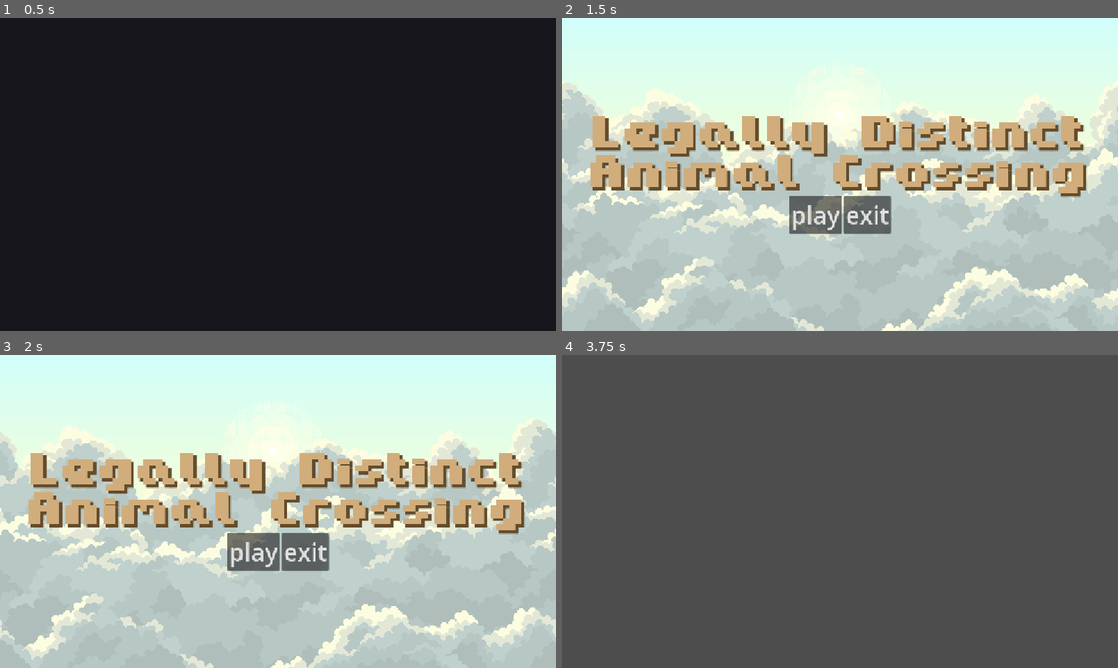
Above: before the commit, frames 1-4 (two rows, left to right).
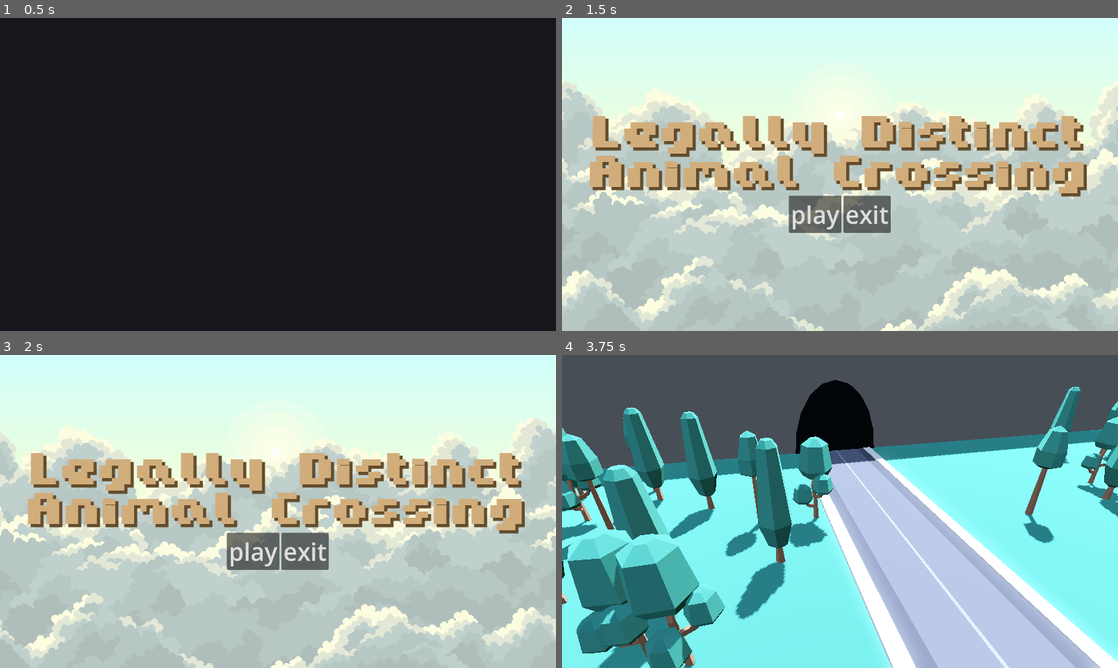
Above: after the commit, the same moments.

Repository: j4y-boi/legally-destinct-animal-crossing
Game: Godot game, scene res://scenes/splash_screen_manager.tscn
Two runs of this game, one before a commit and one after it. Both use one fixed random seed, a clock stepped at 60 frames per second and the inputs below.
Inputs (mouse positions are in pixels of both pictures, inside the frame that each line leads up to):
- Up to frame 1 (0.5 s): no input
- Up to frame 2 (1.5 s): tap Enter (ui_accept) at 0.5, 0.77, 1.25 s; move the mouse to (962, 158) at 0.52 s; hold Right (ui_right) 0.53-1.28 s; click (962, 158) at 0.67 s; move the mouse to (728, 190) at 1.27 s; hold Down (ui_down) from 1.28 s (still down)
- Up to frame 3 (2 s): keep holding Down (ui_down); tap Enter (ui_accept) at 1.52 s
- Up to frame 4 (3.75 s): release Down (ui_down) at 2 s; click "play" at 2 s; click "play" at 2.75 s; tap Enter (ui_accept) at 3.5 s; move the mouse to (895, 442) at 3.52 s; hold Right (ui_right) from 3.53 s (still down)

Frame 1 is identical in both runs. In frame 2, 3.6% of the frame differs, in the area x 0-100%, y 14-100%; in frame 3, 3.7%; in frame 4, 74%, in the area x 0-100%, y 8-100%.

Commit message:
started 3d stage

Diff:
--- /dev/null
+++ b/default_bus_layout.tres
@@ -0,0 +1,15 @@
+[gd_resource type="AudioBusLayout" format=3 uid="uid://bx7rxm5mk80nq"]
+
+[resource]
+bus/1/name = &"SFX"
+bus/1/solo = false
+bus/1/mute = false
+bus/1/bypass_fx = false
+bus/1/volume_db = 0.0
+bus/1/send = &"Master"
+bus/2/name = &"BGM"
+bus/2/solo = false
+bus/2/mute = false
+bus/2/bypass_fx = false
+bus/2/volume_db = -6.57885
+bus/2/send = &"Master"
--- a/project.godot
+++ b/project.godot
@@ -18,12 +18,16 @@
 
 [display]
 
-window/stretch/mode="canvas_items"
+window/stretch/mode="viewport"
 
 [editor_plugins]
 
 enabled=PackedStringArray("res://addons/godot_super-wakatime/plugin.cfg")
 
+[physics]
+
+3d/physics_engine="Jolt Physics"
+
 [rendering]
 
 textures/canvas_textures/default_texture_filter=0
--- a/scenes/game.tscn
+++ b/scenes/game.tscn
@@ -1,3 +1,202 @@
-[gd_scene format=3 uid="uid://bhk7i0bsqspsy"]
+[gd_scene load_steps=12 format=3 uid="uid://bhk7i0bsqspsy"]
+
+[ext_resource type="PackedScene" uid="uid://dbwj6t0r0pamj" path="res://assets/models/tree_thin.glb" id="1_lnu2h"]
+[ext_resource type="PackedScene" uid="uid://b7ij482s288hc" path="res://assets/models/ground_grass.glb" id="2_lbhrr"]
+[ext_resource type="PackedScene" uid="uid://d310wkido4uno" path="res://assets/models/road-straight.glb" id="3_iywne"]
+[ext_resource type="PackedScene" uid="uid://bf5yj54f57nqc" path="res://assets/models/tree_tall.glb" id="4_iywne"]
+[ext_resource type="PackedScene" uid="uid://dfcbadsgfrvg5" path="res://assets/models/tree_simple.glb" id="5_p57ef"]
+[ext_resource type="AudioStream" uid="uid://cyl61v5uj8ym2" path="res://assets/audio/music/s1.wav" id="6_p57ef"]
+
+[sub_resource type="ProceduralSkyMaterial" id="ProceduralSkyMaterial_8cj0n"]
+sky_horizon_color = Color(0.662243, 0.671743, 0.686743, 1)
+ground_horizon_color = Color(0.662243, 0.671743, 0.686743, 1)
+
+[sub_resource type="Sky" id="Sky_uwrxv"]
+sky_material = SubResource("ProceduralSkyMaterial_8cj0n")
+
+[sub_resource type="Environment" id="Environment_yqjtg"]
+background_mode = 2
+sky = SubResource("Sky_uwrxv")
+tonemap_mode = 2
+glow_enabled = true
+
+[sub_resource type="StandardMaterial3D" id="StandardMaterial3D_lnu2h"]
+albedo_color = Color(0.521141, 0.521141, 0.521141, 1)
+
+[sub_resource type="StandardMaterial3D" id="StandardMaterial3D_lbhrr"]
+albedo_color = Color(0, 0, 0, 1)
 
 [node name="Node3D" type="Node3D"]
+
+[node name="WorldEnvironment" type="WorldEnvironment" parent="."]
+environment = SubResource("Environment_yqjtg")
+
+[node name="DirectionalLight3D" type="DirectionalLight3D" parent="."]
+transform = Transform3D(-0.866023, -0.433016, 0.250001, 0, 0.499998, 0.866027, -0.500003, 0.749999, -0.43301, 0, 0, 0)
+shadow_enabled = true
+
+[node name="Map" type="Node" parent="."]
+
+[node name="CSGBox3D" type="CSGBox3D" parent="Map"]
+transform = Transform3D(150, 0, 0, 0, 1, 0, 0, 0, 75, 0, 0, 0)
+
+[node name="CSGBox3D2" type="CSGBox3D" parent="Map"]
+transform = Transform3D(150, 0, 0, 0, 20, 0, 0, 0, 2, 0, 10, -36.5)
+material = SubResource("StandardMaterial3D_lnu2h")
+
+[node name="CSGCylinder3D" type="CSGCylinder3D" parent="Map"]
+transform = Transform3D(17.9627, 0, 0, 0, -4.37114e-08, -29.2006, 0, 1, -1.2764e-06, -8.61672, 0.583617, -36.007)
+sides = 20
+material = SubResource("StandardMaterial3D_lbhrr")
+
+[node name="floor" parent="Map" instance=ExtResource("2_lbhrr")]
+transform = Transform3D(149.76, 0, 0, 0, 20, 0, 0, 0, 81.4, -0.0718689, 1.61695, 0.942606)
+
+[node name="road" parent="Map" instance=ExtResource("3_iywne")]
+transform = Transform3D(-3.56685e-06, 0, 16, 0, 16, 0, -81.6, 0, -6.99382e-07, -8.60978, 0.610689, 2.77647)
+
+[node name="Camera3D" type="Camera3D" parent="."]
+transform = Transform3D(0.968956, 0.121347, -0.215405, 0.000351835, 0.870583, 0.492021, 0.247234, -0.476823, 0.843514, -23.4226, 20.8861, 26.8673)
+fov = 56.4
+
+[node name="trees" type="Node" parent="."]
+
+[node name="tree_thin2" parent="trees" instance=ExtResource("1_lnu2h")]
+transform = Transform3D(8, 0, 0, 0, 8, 0, 0, 0, 8, -61.0619, -4.76837e-07, -13.0657)
+
+[node name="tree_thin3" parent="trees" instance=ExtResource("1_lnu2h")]
+transform = Transform3D(8, 0, 0, 0, 8, 0, 0, 0, 8, -30.8588, -4.76837e-07, 11.327)
+
+[node name="tree_thin4" parent="trees" instance=ExtResource("1_lnu2h")]
+transform = Transform3D(8, 0, 0, 0, 8, 0, 0, 0, 8, -47.9717, -4.76837e-07, -14.0254)
+
+[node name="tree_thin5" parent="trees" instance=ExtResource("1_lnu2h")]
+transform = Transform3D(8, 0, 0, 0, 8, 0, 0, 0, 8, -59.0654, -4.76837e-07, 32.4722)
+
+[node name="tree_thin6" parent="trees" instance=ExtResource("1_lnu2h")]
+transform = Transform3D(8, 0, 0, 0, 8, 0, 0, 0, 8, -54.812, -4.76837e-07, 9.60485)
+
+[node name="tree_tall2" parent="trees" instance=ExtResource("4_iywne")]
+transform = Transform3D(8, 0, 0, 0, 8, 0, 0, 0, 8, -43.6485, 0.851417, 30.2371)
+
+[node name="tree_tall3" parent="trees" instance=ExtResource("4_iywne")]
+transform = Transform3D(8, 0, 0, 0, 8, 0, 0, 0, 8, -33.2647, 0.851417, 5.53011)
+
+[node name="tree_tall4" parent="trees" instance=ExtResource("4_iywne")]
+transform = Transform3D(8, 0, 0, 0, 8, 0, 0, 0, 8, -40.1764, 0.851417, -18.4204)
+
+[node name="tree_tall5" parent="trees" instance=ExtResource("4_iywne")]
+transform = Transform3D(8, 0, 0, 0, 8, 0, 0, 0, 8, -22.7463, 0.851417, 26.8648)
+
+[node name="tree_tall6" parent="trees" instance=ExtResource("4_iywne")]
+transform = Transform3D(8, 0, 0, 0, 8, 0, 0, 0, 8, -42.6977, 0.851417, 11.146)
+
+[node name="tree_tall7" parent="trees" instance=ExtResource("4_iywne")]
+transform = Transform3D(8, 0, 0, 0, 8, 0, 0, 0, 8, -58.9174, 0.851417, 22.6078)
+
+[node name="tree_simple2" parent="trees" instance=ExtResource("5_p57ef")]
+transform = Transform3D(8, 0, 0, 0, 8, 0, 0, 0, 8, -25.4808, 1.01863, -7.55562)
+
+[node name="tree_simple3" parent="trees" instance=ExtResource("5_p57ef")]
+transform = Transform3D(8, 0, 0, 0, 8, 0, 0, 0, 8, -35.1172, 1.01863, 21.6718)
+
+[node name="tree_simple4" parent="trees" instance=ExtResource("5_p57ef")]
+transform = Transform3D(8, 0, 0, 0, 8, 0, 0, 0, 8, -31.1349, 1.01863, 32.3742)
+
+[node name="tree_simple5" parent="trees" instance=ExtResource("5_p57ef")]
+transform = Transform3D(8, 0, 0, 0, 8, 0, 0, 0, 8, -31.1349, 1.01863, 32.3742)
+
+[node name="tree_thin7" parent="trees" instance=ExtResource("1_lnu2h")]
+transform = Transform3D(0.00111723, 0, -8, 0, 8, 0, 8, 0, 0.00111723, 26.3045, -4.76837e-07, 31.6525)
+
+[node name="tree_thin8" parent="trees" instance=ExtResource("1_lnu2h")]
+transform = Transform3D(0.00111723, 0, -8, 0, 8, 0, 8, 0, 0.00111723, 29.4944, -4.76837e-07, -7.03936)
+
+[node name="tree_thin9" parent="trees" instance=ExtResource("1_lnu2h")]
+transform = Transform3D(0.00111723, 0, -8, 0, 8, 0, 8, 0, 0.00111723, 18.1508, -4.76837e-07, 21.3669)
+
+[node name="tree_thin10" parent="trees" instance=ExtResource("1_lnu2h")]
+transform = Transform3D(0.00111723, 0, -8, 0, 8, 0, 8, 0, 0.00111723, 62.8401, -4.76837e-07, 4.3974)
+
+[node name="tree_thin11" parent="trees" instance=ExtResource("1_lnu2h")]
+transform = Transform3D(0.00111723, 0, -8, 0, 8, 0, 8, 0, 0.00111723, 41.5382, -4.76837e-07, 13.7373)
+
+[node name="tree_tall8" parent="trees" instance=ExtResource("4_iywne")]
+transform = Transform3D(0.00111723, 0, -8, 0, 8, 0, 8, 0, 0.00111723, 52.3235, 0.851417, -7.09505)
+
+[node name="tree_tall9" parent="trees" instance=ExtResource("4_iywne")]
+transform = Transform3D(0.00111723, 0, -8, 0, 8, 0, 8, 0, 0.00111723, 26.0534, 0.851417, -1.79048)
+
+[node name="tree_tall10" parent="trees" instance=ExtResource("4_iywne")]
+transform = Transform3D(0.00111723, 0, -8, 0, 8, 0, 8, 0, 0.00111723, 10.1333, 0.851417, 17.3916)
+
+[node name="tree_tall11" parent="trees" instance=ExtResource("4_iywne")]
+transform = Transform3D(0.00111723, 0, -8, 0, 8, 0, 8, 0, 0.00111723, 37.7824, 0.851417, -22.4843)
+
+[node name="tree_tall12" parent="trees" instance=ExtResource("4_iywne")]
+transform = Transform3D(0.00111723, 0, -8, 0, 8, 0, 8, 0, 0.00111723, 36.0013, 0.851417, 2.85272)
+
+[node name="tree_tall13" parent="trees" instance=ExtResource("4_iywne")]
+transform = Transform3D(0.00111723, 0, -8, 0, 8, 0, 8, 0, 0.00111723, 54.5994, 0.851417, 9.82132)
+
+[node name="tree_simple6" parent="trees" instance=ExtResource("5_p57ef")]
+transform = Transform3D(0.00111723, 0, -8, 0, 8, 0, 8, 0, 0.00111723, 10.8555, 1.01863, -0.86988)
+
+[node name="tree_simple7" parent="trees" instance=ExtResource("5_p57ef")]
+transform = Transform3D(0.00111723, 0, -8, 0, 8, 0, 8, 0, 0.00111723, 40.4436, 1.01863, -9.33429)
+
+[node name="tree_simple8" parent="trees" instance=ExtResource("5_p57ef")]
+transform = Transform3D(0.00111723, 0, -8, 0, 8, 0, 8, 0, 0.00111723, 47.055, 1.01863, -18.645)
+
+[node name="tree_simple9" parent="trees" instance=ExtResource("5_p57ef")]
+transform = Transform3D(0.00111723, 0, -8, 0, 8, 0, 8, 0, 0.00111723, 47.055, 1.01863, -18.645)
+
+[node name="tree_thin12" parent="trees" instance=ExtResource("1_lnu2h")]
+transform = Transform3D(3.1955, 0, -7.33408, 0, 8, 0, 7.33408, 0, 3.1955, -40.7384, -4.76837e-07, 32.3627)
+
+[node name="tree_thin13" parent="trees" instance=ExtResource("1_lnu2h")]
+transform = Transform3D(3.1955, 0, -7.33408, 0, 8, 0, 7.33408, 0, 3.1955, -53.2638, -4.76837e-07, -4.38432)
+
+[node name="tree_thin14" parent="trees" instance=ExtResource("1_lnu2h")]
+transform = Transform3D(3.1955, 0, -7.33408, 0, 8, 0, 7.33408, 0, 3.1955, -52.321, -4.76837e-07, 26.1886)
+
+[node name="tree_thin15" parent="trees" instance=ExtResource("1_lnu2h")]
+transform = Transform3D(3.1955, 0, -7.33408, 0, 8, 0, 7.33408, 0, 3.1955, -18.1251, -4.76837e-07, -7.21416)
+
+[node name="tree_thin16" parent="trees" instance=ExtResource("1_lnu2h")]
+transform = Transform3D(3.1955, 0, -7.33408, 0, 8, 0, 7.33408, 0, 3.1955, -33.9256, -4.76837e-07, 9.85491)
+
+[node name="tree_tall14" parent="trees" instance=ExtResource("4_iywne")]
+transform = Transform3D(3.1955, 0, -7.33408, 0, 8, 0, 7.33408, 0, 3.1955, -32.3559, 0.851417, -13.5512)
+
+[node name="tree_tall15" parent="trees" instance=ExtResource("4_iywne")]
+transform = Transform3D(3.1955, 0, -7.33408, 0, 8, 0, 7.33408, 0, 3.1955, -54.3227, 0.851417, 1.80198)
+
+[node name="tree_tall16" parent="trees" instance=ExtResource("4_iywne")]
+transform = Transform3D(3.1955, 0, -7.33408, 0, 8, 0, 7.33408, 0, 3.1955, -61.2589, 0.851417, 25.7454)
+
+[node name="tree_tall17" parent="trees" instance=ExtResource("4_iywne")]
+transform = Transform3D(3.1955, 0, -7.33408, 0, 8, 0, 7.33408, 0, 3.1955, -51.8326, 0.851417, -21.854)
+
+[node name="tree_tall18" parent="trees" instance=ExtResource("4_iywne")]
+transform = Transform3D(3.1955, 0, -7.33408, 0, 8, 0, 7.33408, 0, 3.1955, -43.3482, 0.851417, 2.08665)
+
+[node name="tree_tall19" parent="trees" instance=ExtResource("4_iywne")]
+transform = Transform3D(3.1955, 0, -7.33408, 0, 8, 0, 7.33408, 0, 3.1955, -23.5145, 0.851417, 1.04917)
+
+[node name="tree_simple10" parent="trees" instance=ExtResource("5_p57ef")]
+transform = Transform3D(3.1955, 0, -7.33408, 0, 8, 0, 7.33408, 0, 3.1955, -67.8888, 1.01863, 8.71467)
+
+[node name="tree_simple11" parent="trees" instance=ExtResource("5_p57ef")]
+transform = Transform3D(3.1955, 0, -7.33408, 0, 8, 0, 7.33408, 0, 3.1955, -44.1418, 1.01863, -10.8604)
+
+[node name="tree_simple12" parent="trees" instance=ExtResource("5_p57ef")]
+transform = Transform3D(3.1955, 0, -7.33408, 0, 8, 0, 7.33408, 0, 3.1955, -41.7983, 1.01863, -22.0367)
+
+[node name="tree_simple13" parent="trees" instance=ExtResource("5_p57ef")]
+transform = Transform3D(3.1955, 0, -7.33408, 0, 8, 0, 7.33408, 0, 3.1955, -41.7983, 1.01863, -22.0367)
+
+[node name="AudioStreamPlayer" type="AudioStreamPlayer" parent="."]
+stream = ExtResource("6_p57ef")
+autoplay = true
+bus = &"BGM"
--- a/scenes/main_menu.tscn
+++ b/scenes/main_menu.tscn
@@ -7,6 +7,7 @@
 [ext_resource type="AudioStream" uid="uid://bqn46dg37hw0e" path="res://assets/audio/sfx/back.wav" id="5_oa1go"]
 [ext_resource type="AudioStream" uid="uid://ddtms4pm31evc" path="res://assets/audio/sfx/hover.wav" id="6_tbmy8"]
 [ext_resource type="AudioStream" uid="uid://buni3hq4m4h13" path="res://assets/audio/sfx/confirm.wav" id="7_jk1qb"]
+[ext_resource type="AudioStream" uid="uid://bmgwy22fil6vd" path="res://assets/audio/music/s2.wav" id="8_tbmy8"]
 
 [node name="GUI" type="Control" node_paths=PackedStringArray("fg")]
 layout_mode = 3
@@ -74,14 +75,22 @@
 [node name="Back" type="AudioStreamPlayer2D" parent="."]
 stream = ExtResource("5_oa1go")
 volume_db = 5.0
+bus = &"SFX"
 
 [node name="Hover" type="AudioStreamPlayer2D" parent="."]
 stream = ExtResource("6_tbmy8")
 volume_db = 18.0
+bus = &"SFX"
 
 [node name="Confirm" type="AudioStreamPlayer2D" parent="."]
 stream = ExtResource("7_jk1qb")
 volume_db = 18.0
+bus = &"SFX"
+
+[node name="Music" type="AudioStreamPlayer2D" parent="."]
+stream = ExtResource("8_tbmy8")
+autoplay = true
+bus = &"BGM"
 
 [connection signal="mouse_entered" from="Content/play" to="." method="_on_play_mouse_entered"]
 [connection signal="pressed" from="Content/play" to="." method="_on_play_pressed"]
--- a/scenes/parallax_background.tscn
+++ b/scenes/parallax_background.tscn
@@ -14,14 +14,14 @@
 script = ExtResource("1_qs7dk")
 
 [node name="Sky" type="ParallaxLayer" parent="."]
-motion_scale = Vector2(0.1, 0.1)
+motion_scale = Vector2(0, 0)
 motion_mirroring = Vector2(576, 0)
 
 [node name="Sprite2D" type="Sprite2D" parent="Sky"]
 texture = ExtResource("2_2oy3k")
 
 [node name="Sun" type="ParallaxLayer" parent="."]
-motion_scale = Vector2(0.1, 0.1)
+motion_scale = Vector2(0.05, 0.05)
 motion_mirroring = Vector2(576, 0)
 
 [node name="Sprite2D" type="Sprite2D" parent="Sun"]
--- a/scenes/splash_screen_manager.tscn
+++ b/scenes/splash_screen_manager.tscn
@@ -1,10 +1,11 @@
-[gd_scene load_steps=6 format=3 uid="uid://t1al5hykieb"]
+[gd_scene load_steps=7 format=3 uid="uid://t1al5hykieb"]
 
 [ext_resource type="Script" uid="uid://bxp7kxehf6etb" path="res://scripts/splash_screen_manager.gd" id="1_kkrr7"]
 [ext_resource type="Texture2D" uid="uid://o56ml6br1g6a" path="res://assets/pfp_ circle.png" id="1_pspwt"]
 [ext_resource type="PackedScene" uid="uid://cqpg203ipxro3" path="res://scenes/main_menu.tscn" id="2_f3wds"]
 [ext_resource type="Texture2D" uid="uid://cvp434pry0xr3" path="res://assets/logo.png" id="4_dpkmb"]
 [ext_resource type="Texture2D" uid="uid://d4nku2wm1r13w" path="res://assets/godot.png" id="5_f3wds"]
+[ext_resource type="AudioStream" uid="uid://byof0veqju7ps" path="res://assets/audio/music/boss.wav" id="6_7px8g"]
 
 [node name="control" type="Control" node_paths=PackedStringArray("splash_screen_container", "fg")]
 layout_mode = 3
@@ -65,3 +66,7 @@
 grow_horizontal = 2
 grow_vertical = 2
 color = Color(0.0862745, 0.0862745, 0.109804, 1)
+
+[node name="AudioStreamPlayer" type="AudioStreamPlayer" parent="."]
+stream = ExtResource("6_7px8g")
+autoplay = true
--- a/scripts/main_menu.gd
+++ b/scripts/main_menu.gd
@@ -23,7 +23,7 @@
 
 func _on_exit_pressed() -> void:
 	fg.visible = true
-	$Back.play() #ehhh didnt really fit
+	$Back.play()
 	var tween = self.create_tween()
 	tween.tween_property(fg, "modulate:a", 1.0, 0.5)
 	tween.tween_interval(.5)
Not shown, added: addons/proto_controller/proto_controller.gd
Not shown, added: addons/proto_controller/proto_controller.gd.uid
Not shown, added: addons/proto_controller/proto_controller.tscn
Not shown, added: assets/audio/music/boss.wav.import
Not shown, added: assets/audio/music/menu.wav.import
Not shown, added: assets/audio/music/s1.wav.import
Not shown, added: assets/audio/music/s2.wav.import
Binary file added: assets/models/Textures/colormap.png
Not shown, added: assets/models/Textures/colormap.png.import
Binary file added: assets/models/ground_grass.glb
Not shown, added: assets/models/ground_grass.glb.import
Binary file added: assets/models/platform_stone.glb
(and 18 more such lines)
